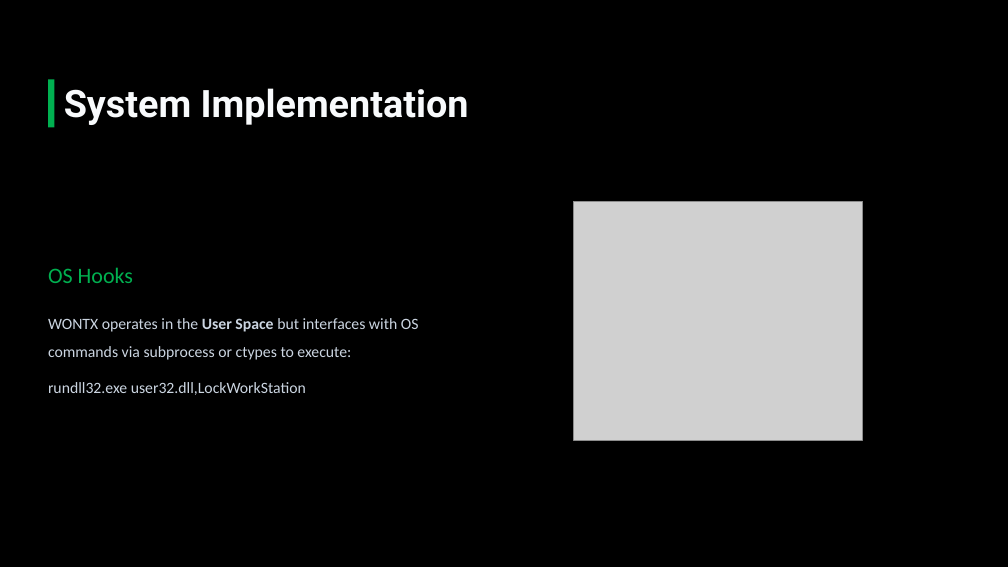
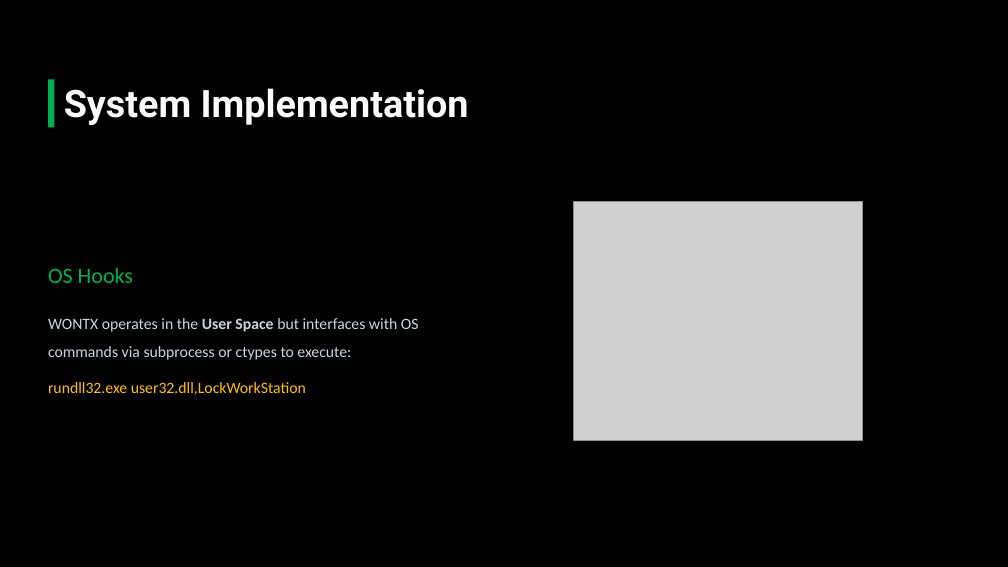
Before and after one commit to dreams-from-dust/AI_model_wontx, a slide deck: slide 18 of docs/wontx_ai_presentation.pptx. Drawn at 1008x567 pixels with LibreOffice and Linux fonts; fonts in the diff are those of the drawing; grey boxes stand for pictures; background and template pictures are left out. Boxes give left, top, right and bottom in pixels: in the first picture for what was removed or moved away, otherwise in the second. Text is boxed around its words. In the diff, an @@ line names an element or a change of style, - is before the commit and + after.

```diff
--- a/docs/wontx_ai_presentation.pptx
+++ b/docs/wontx_ai_presentation.pptx
@@ text "rundll32.exe user32.dll,LockWorkStation" at bbox=[48, 382, 306, 395]: text colour #CBD5E1 to #FFC000 @@
```
Also in this commit, not shown: 5 other slides changed, 1 other file.
